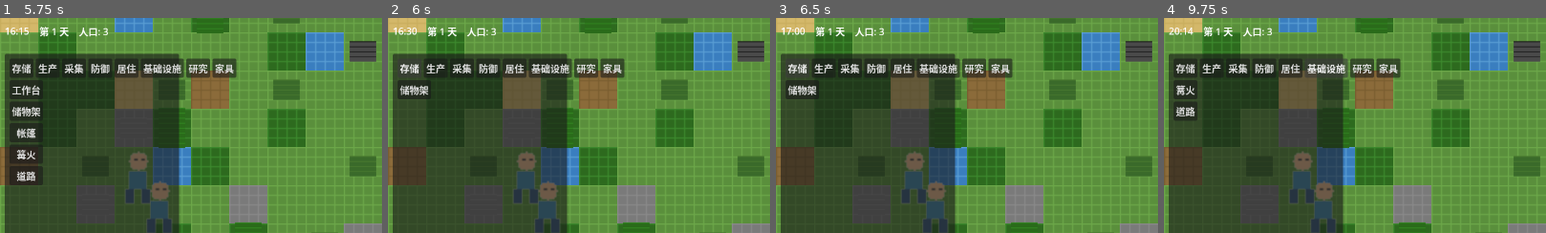
Above: before the commit, frames 1-4 (left to right).
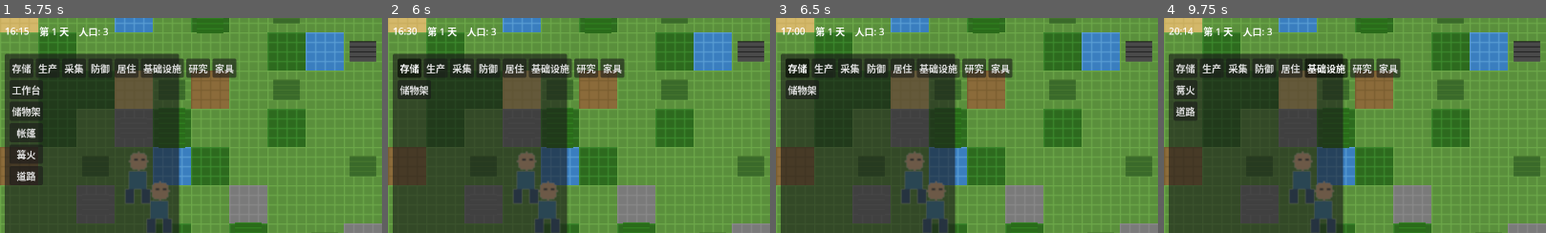
Above: after the commit, the same moments.

Repository: ZhanXuzhao/the-path-of-humanity
Game: Godot game, scene res://scenes/game.tscn
Same seed, same stepped clock (60 frames per second), same inputs: the game is played once before the commit and once after it.
Inputs:
- Up to frame 1 (5.75 s): click "×1" at 0.5 s; click "×2" at 1.25 s; click "×3" at 2 s; click "×5" at 2.75 s; click "⏸" at 3.5 s; click "▶" at 4.25 s; click "建造" at 5 s
- Up to frame 2 (6 s): click "存储" at 5.75 s
- Up to frame 3 (6.5 s): no input
- Up to frame 4 (9.75 s): click "生产" at 6.5 s; click "采集" at 7.25 s; click "防御" at 8 s; click "居住" at 8.75 s; click "基础设施" at 9.5 s
The pictures show only the part of the screen within x 0-50%, y 0-50%; the shares and areas given below are measured in that part.

Frame 1 is identical in both runs. In frame 2, 0.4% of the frame differs, in the area x 2-9%, y 19-28%; in frame 3, 0.4%; in frame 4, 0.6%, in the area x 37-48%, y 19-28%.

Commit message:
修复建筑部署：连接建造按钮信号并修复输入处理
- 连接 BuildMenu 中建造按钮(BuildBtn的pressed信号到_on_build_btn_pressed
- 移除 _update_build_preview 中重复的左键点击检测，只保留 _input 处理
- 修复分类标签按钮选中状态逻辑

Diff:
--- a/scripts/core/game.gd
+++ b/scripts/core/game.gd
@@ -89,10 +89,6 @@
 	if build_preview:
 		build_preview.position = mouse_grid_pos * world.tile_size
 
-	# 检查是否可以放置
-	if Input.is_action_just_pressed("left_click"):
-		_try_place_building()
-
 func _try_place_building():
 	if not build_mode or selected_building == "":
 		return
--- a/scripts/ui/build_menu.gd
+++ b/scripts/ui/build_menu.gd
@@ -26,6 +26,10 @@
 	visible = false
 	_populate_categories()
 	_populate_buildings()
+
+	# 连接建造按钮信号
+	if build_btn:
+		build_btn.pressed.connect(_on_build_btn_pressed)
 
 func _populate_categories():
 	var categories = [
@@ -81,9 +85,19 @@
 		building_buttons[bld_id] = btn
 
 func _on_category_selected(category: int):
-	# 取消其他选中
-	for child in category_tabs.get_children():
-		child.button_pressed = false
+	# 更新所有分类按钮的选中状态
+	var cat_list = [
+		ItemDefinitions.BuildingCategory.STORAGE,
+		ItemDefinitions.BuildingCategory.PRODUCTION,
+		ItemDefinitions.BuildingCategory.EXTRACTION,
+		ItemDefinitions.BuildingCategory.DEFENSE,
+		ItemDefinitions.BuildingCategory.RESIDENTIAL,
+		ItemDefinitions.BuildingCategory.INFRASTRUCTURE,
+		ItemDefinitions.BuildingCategory.RESEARCH,
+		ItemDefinitions.BuildingCategory.FURNITURE,
+	]
+	for i in category_tabs.get_child_count():
+		category_tabs.get_child(i).button_pressed = (i < cat_list.size() and cat_list[i] == category)
 
 	current_category = category
 	_populate_buildings()
